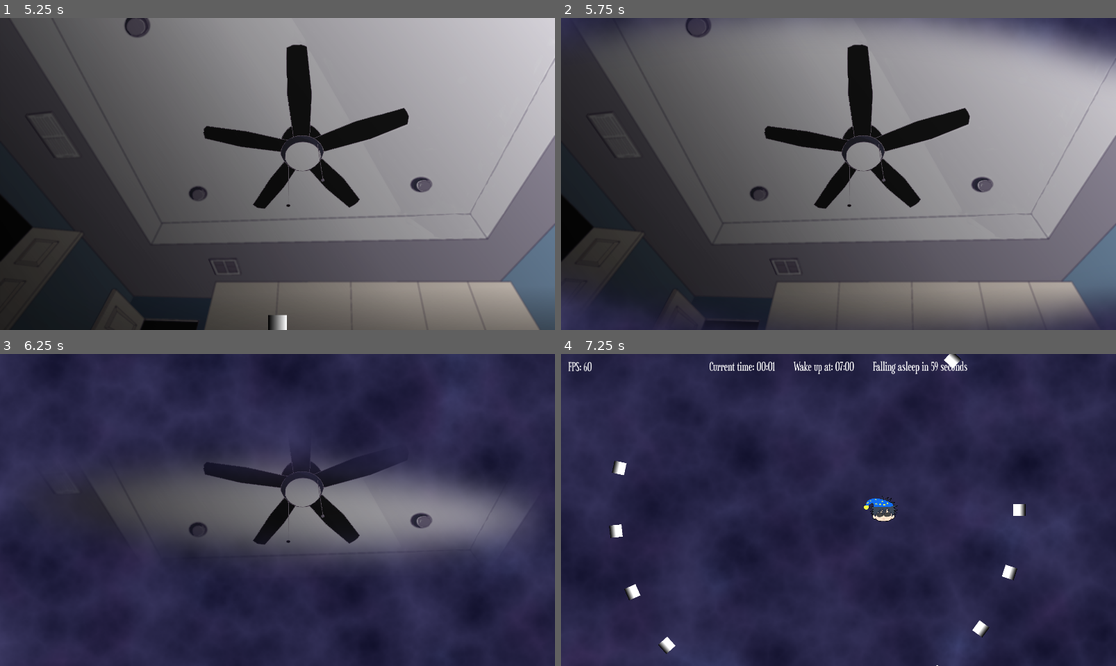
Above: before the commit, frames 1-4 (two rows, left to right).
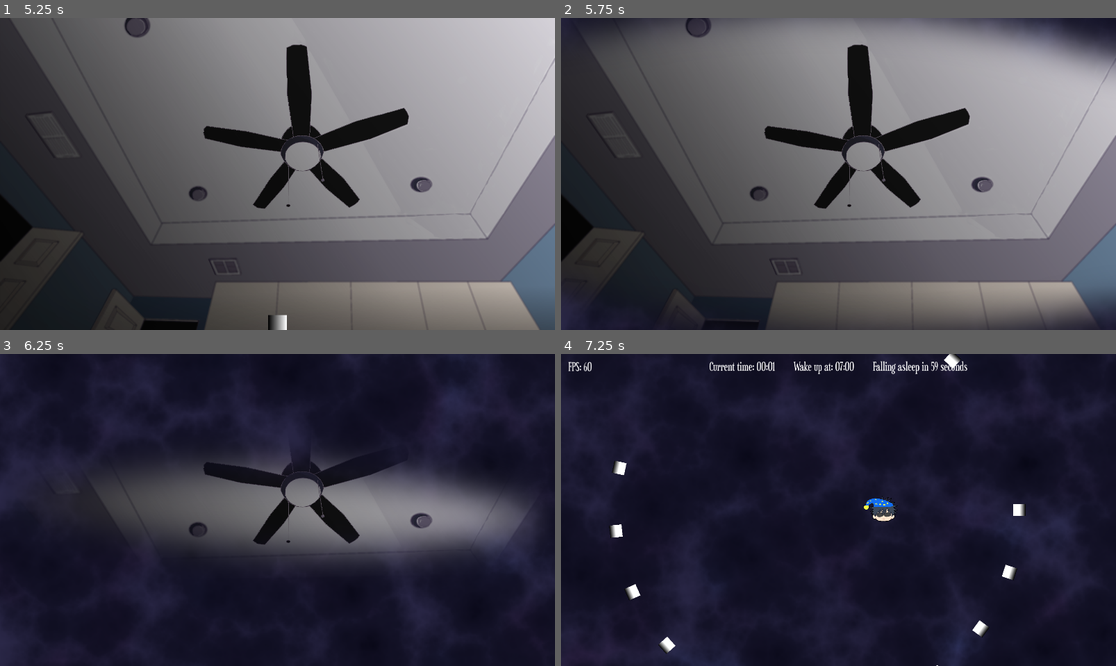
Above: after the commit, the same moments.

Repository: PatrikS24/GMTK26
Game: Godot game, scene res://state/main_state.tscn
Same seed, same stepped clock (60 frames per second), same inputs: the game is played once before the commit and once after it.
Inputs:
- Up to frame 1 (5.25 s): click "Start Game" at 0.5 s; hold Right (ui_right) 1.28-2.03 s; hold Down (ui_down) 2.03-2.78 s; tap Enter at 2.75, 4.25 s; hold Right (ui_right) 2.78-3.53 s; tap Space at 3.5 s; hold Up (ui_up) 3.53-4.28 s; hold Left (ui_left) from 4.28 s (still down)
- Up to frame 2 (5.75 s): keep holding Left (ui_left)
- Up to frame 3 (6.25 s): release Left (ui_left) at 5.78 s; hold Down (ui_down) from 5.78 s (still down)
- Up to frame 4 (7.25 s): release Down (ui_down) at 6.53 s; hold Right (ui_right) from 6.53 s (still down)

Frame 1 is identical in both runs. In frame 2, 1.7% of the frame differs, in the area x 0-100%, y 0-100%; in frame 3, 68%; in frame 4, 95%.

Commit message:
room brighness

Diff:
--- a/assets/shaders/background_shader.gdshader
+++ b/assets/shaders/background_shader.gdshader
@@ -33,6 +33,29 @@
 uniform float perlin2_speed : hint_range(0.0, 5.0) = 0.2;
 uniform float perlin2_threshold : hint_range(0.0, 1.0) = 0.6;
 
+// Ramp
+uniform float ramp_0 : hint_range(0.0, 1.0) = 0.0;
+uniform float ramp_1 : hint_range(0.0, 1.0) = 0.25;
+uniform float ramp_2 : hint_range(0.0, 1.0) = 0.5;
+uniform float ramp_3 : hint_range(0.0, 1.0) = 0.75;
+uniform float ramp_4 : hint_range(0.0, 1.0) = 1.0;
+
+// Room brightness
+uniform float room_brightness : hint_range(0.0, 1.0) = 0.5;
+
+float sample_ramp(float t)
+{
+	t = clamp(t, 0.0, 1.0);
+
+	if (t < 0.25)
+		return mix(ramp_0, ramp_1, t * 4.0);
+	else if (t < 0.5)
+		return mix(ramp_1, ramp_2, (t - 0.25) * 4.0);
+	else if (t < 0.75)
+		return mix(ramp_2, ramp_3, (t - 0.5) * 4.0);
+	else
+		return mix(ramp_3, ramp_4, (t - 0.75) * 4.0);
+}
 
 // Hash function for Perlin
 float hash(vec2 p) {
@@ -132,7 +155,7 @@
     }
 
     float voronoi_mask = clamp(total_noise / max_possible_amplitude, 0.0, 1.0);
-
+	voronoi_mask = sample_ramp(voronoi_mask);
     // First perlin layer
 float perlin_period = 20.0;
 
@@ -204,6 +227,7 @@
 float background_mask = top_mask + bottom_mask;
 
 vec4 room_texture_color = texture(room_texture, room_uv);
+room_texture_color = room_texture_color * vec4(room_brightness, room_brightness, room_brightness, 1.0);
 
 COLOR = mix(room_texture_color, final_background_color, min(background_mask, 1.0));
 }
--- a/state/background.gd
+++ b/state/background.gd
@@ -17,10 +17,12 @@
 
 
 func _process(delta: float) -> void:
+	var mat := background.material as ShaderMaterial
 	if MainState.get_state() == MainState.GameState.IN_GAME:
 		eye_openness = lerp(eye_openness, 0.0, 0.01)
+		mat.set_shader_parameter("room_brightness", 0.5)
+	else: mat.set_shader_parameter("room_brightness", 1.0)
 
-	var mat := background.material as ShaderMaterial
 	mat.set_shader_parameter("camera_position", camera.global_position)
 	mat.set_shader_parameter("viewport_size", get_viewport().get_visible_rect().size)
 	mat.set_shader_parameter("eye_openness", eye_openness)
--- a/state/main_state.tscn
+++ b/state/main_state.tscn
@@ -86,19 +86,25 @@
 shader_parameter/detail = 5
 shader_parameter/roughness = 0.394000018715
 shader_parameter/lacunarity = 2.494000070965
-shader_parameter/edge_color = Color(0.26594386, 0.25199443, 0.4280828, 1)
-shader_parameter/background_color = Color(0.032887887, 0.032870263, 0.12888858, 1)
-shader_parameter/perlin_edge_color = Color(0.37315938, 0.4412296, 0.7080301, 1)
-shader_parameter/perlin2_edge_color = Color(0.28907627, 0.2115739, 0.40751037, 1)
+shader_parameter/edge_color = Color(0.17941675, 0.16744915, 0.29896355, 1)
+shader_parameter/background_color = Color(0.009564192, 0.009560853, 0.05744821, 1)
+shader_parameter/perlin_edge_color = Color(0.2473068, 0.30388558, 0.531288, 1)
+shader_parameter/perlin2_edge_color = Color(0.19206914, 0.13494182, 0.27731588, 1)
 shader_parameter/eyelid_texture = ExtResource("12_jamk6")
 shader_parameter/room_texture = ExtResource("13_5whs4")
 shader_parameter/perlin_scale = 0.50000002049012
 shader_parameter/perlin_speed = 0.2
 shader_parameter/perlin_threshold = 0.5230000248425
-shader_parameter/edge_width = 0.5
+shader_parameter/edge_width = 0.28900001302898004
 shader_parameter/perlin2_scale = 0.86800003797012
-shader_parameter/perlin2_speed = 0.2
+shader_parameter/perlin2_speed = 0.2000000095
 shader_parameter/perlin2_threshold = 0.4770000226575
+shader_parameter/ramp_0 = 0.0
+shader_parameter/ramp_1 = 0.25
+shader_parameter/ramp_2 = 0.394000018715
+shader_parameter/ramp_3 = 0.8390000398525
+shader_parameter/ramp_4 = 1.0
+shader_parameter/room_brightness = 0.358000017005
 
 [sub_resource type="Animation" id="Animation_5whs4"]
 length = 0.001
@@ -437,3 +443,4 @@
 script = ExtResource("16_6ixeq")
 
 [node name="MusicPlayer" type="AudioStreamPlayer" parent="MusicManager" unique_id=147649808]
+autoplay = true
--- a/state/settings_menu.gd
+++ b/state/settings_menu.gd
@@ -16,5 +16,6 @@
 		master_bus_index,
 		linear_to_db(value)
 	)
+
 func _to_main_menu():
 	MainState.set_game_state(MainState.GameState.MENU)
